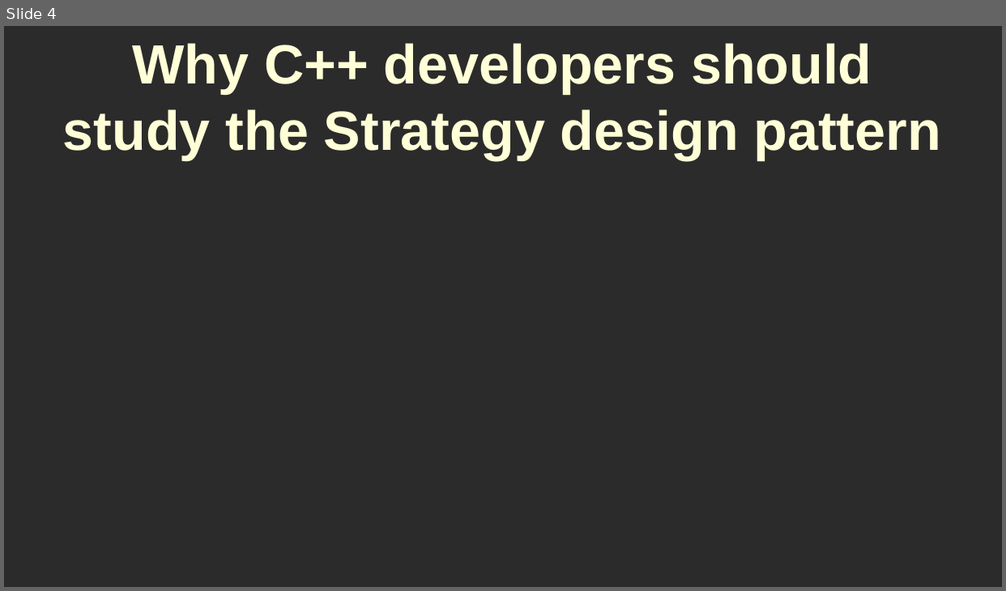
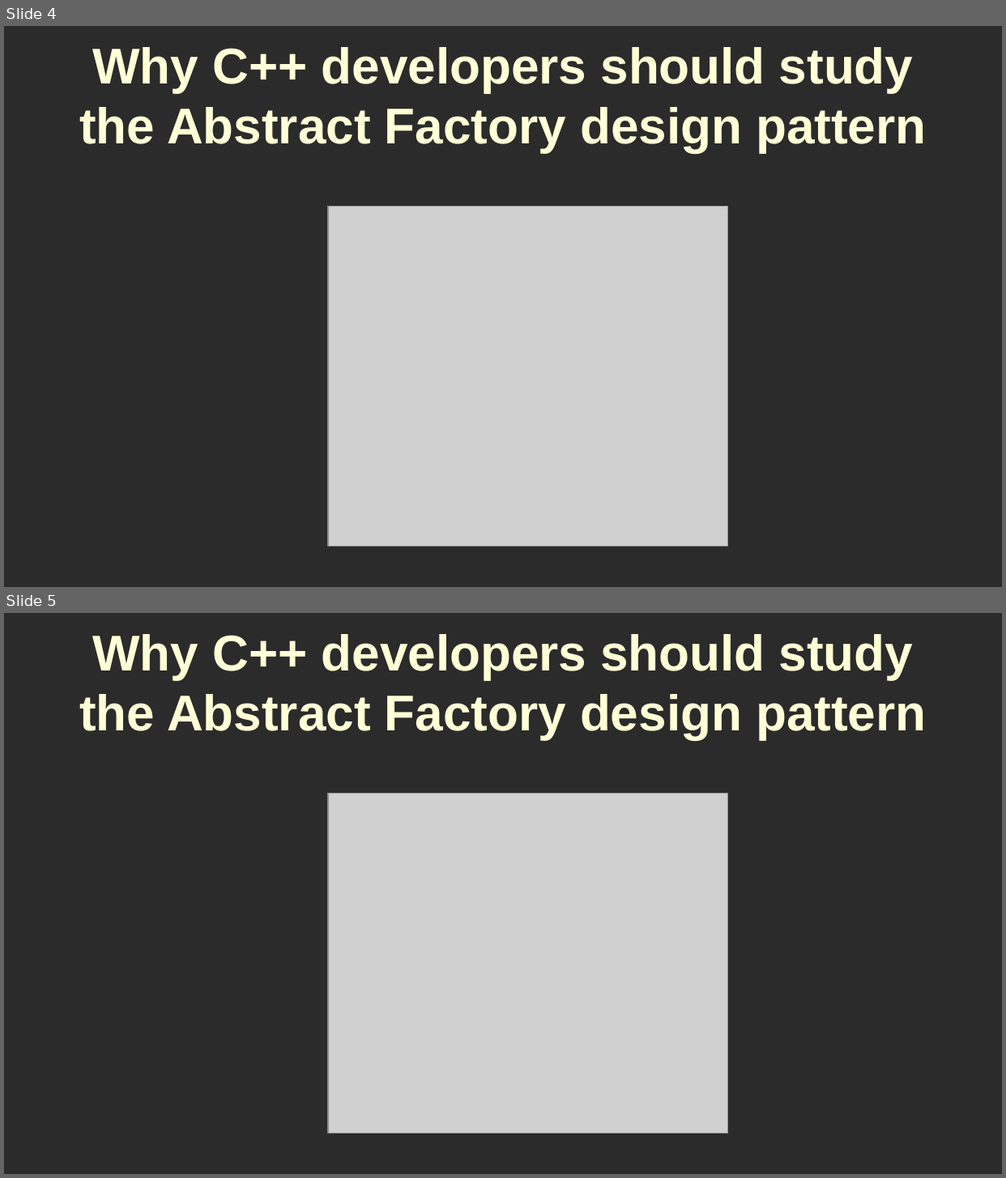
Before and after one commit to RayAndrade/CPPstudy, a slide deck: Creational/AbstractFactory/intro/why.odp. Shown one above the other, each under a label of ours: slide 4 before the commit, slides 4 and 5 after it. The pictures are 1006x591 and 1006x1178 pixels, drawn with LibreOffice and Linux fonts; fonts in the diff are those of the drawing; grey boxes stand for pictures; background and template pictures are left out; a plain dark background stands for a picture behind light text. Boxes give left, top, right and bottom in pixels: in the first picture for what was removed or moved away, otherwise in the second. Text is boxed around its words. In the diff, an @@ line names an element or a change of style, - is before the commit and + after.

```diff
--- a/Creational/AbstractFactory/intro/why.odp
+++ b/Creational/AbstractFactory/intro/why.odp
@@ slide 5 added at bbox=[4, 613, 1002, 1174], background picture (left out) @@
@@ title added at bbox=[79, 634, 926, 740], 40 pt, text #FFFFD7, bold @@
+Why C++ developers should study the Abstract Factory design pattern
@@ picture added at bbox=[328, 793, 728, 1134] @@
@@ slide 4 changed as well @@
@@ title at bbox=[79, 47, 926, 153]: text changed; size 44 to 40 pt @@
-Why C++ developers should study the Strategy design pattern
+Why C++ developers should study the Abstract Factory design pattern
@@ picture added at bbox=[328, 206, 728, 547] @@
```
Also in this commit, not shown: 10 other slides changed, 1 other slide added, 40 other files.
